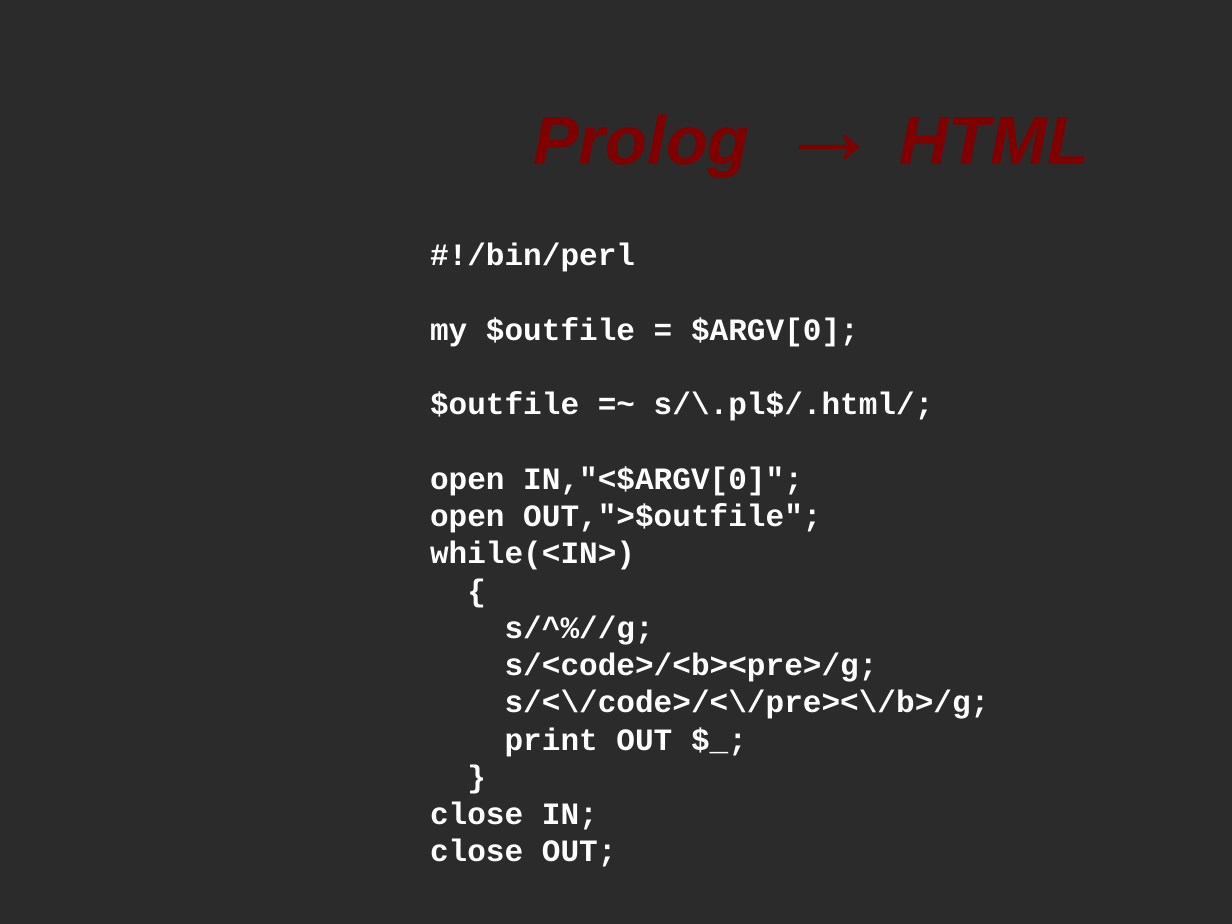
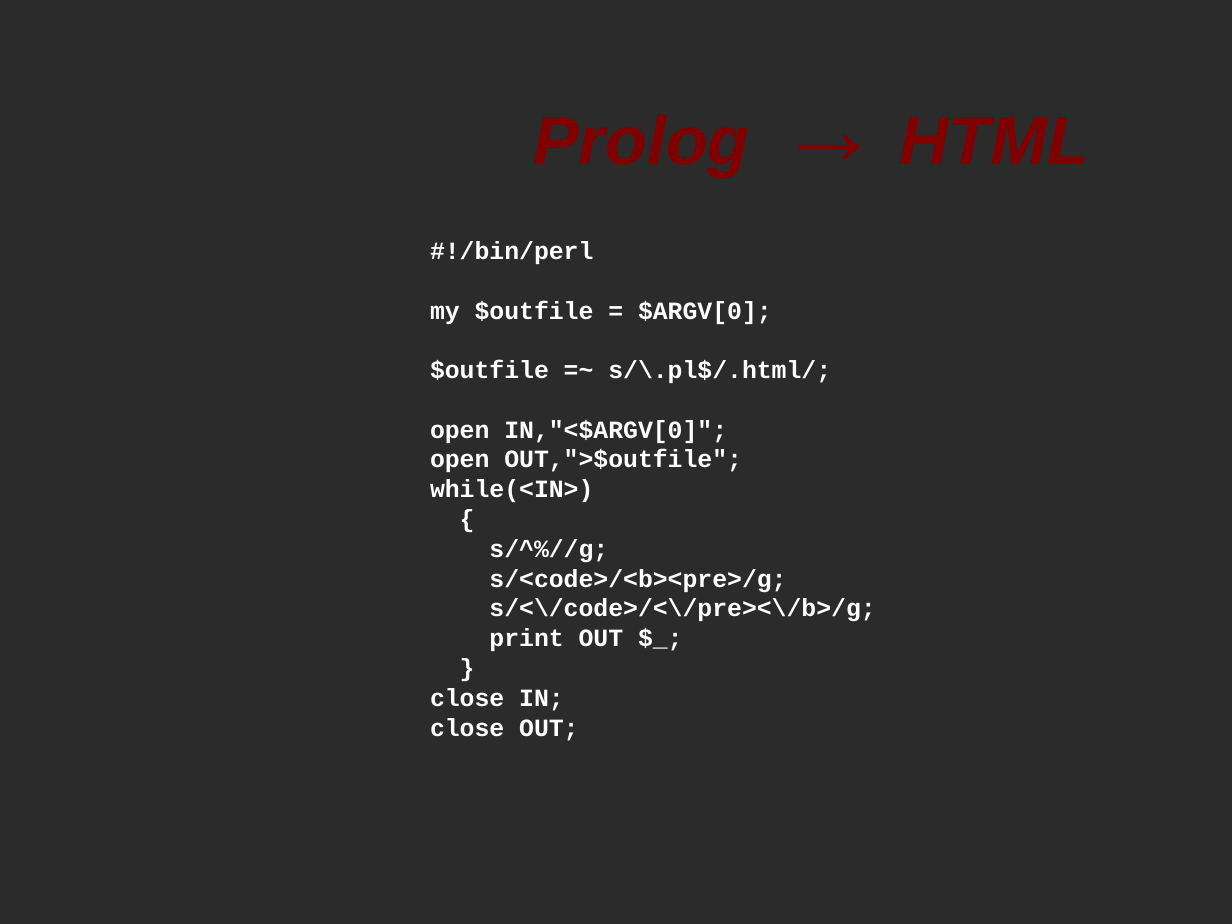
Before and after one commit to softwaresunday/Lexpress, a slide deck: slide 13 of doc/dcgs.odp. Drawn at 1232x924 pixels with LibreOffice and Linux fonts; fonts in the diff are those of the drawing; background and template pictures are left out; a plain dark background stands for a picture behind light text. Boxes give left, top, right and bottom in pixels: in the first picture for what was removed or moved away, otherwise in the second. Text is boxed around its words. In the diff, an @@ line names an element or a change of style, - is before the commit and + after.

Commit message:
changed font on Perl HTML filter program slide

```diff
--- a/doc/dcgs.odp
+++ b/doc/dcgs.odp
@@ text "#!/bin/perl" at (430,241,875,741): size 20 to 16 pt @@
```
Also in this commit, not shown: 1 other file.
